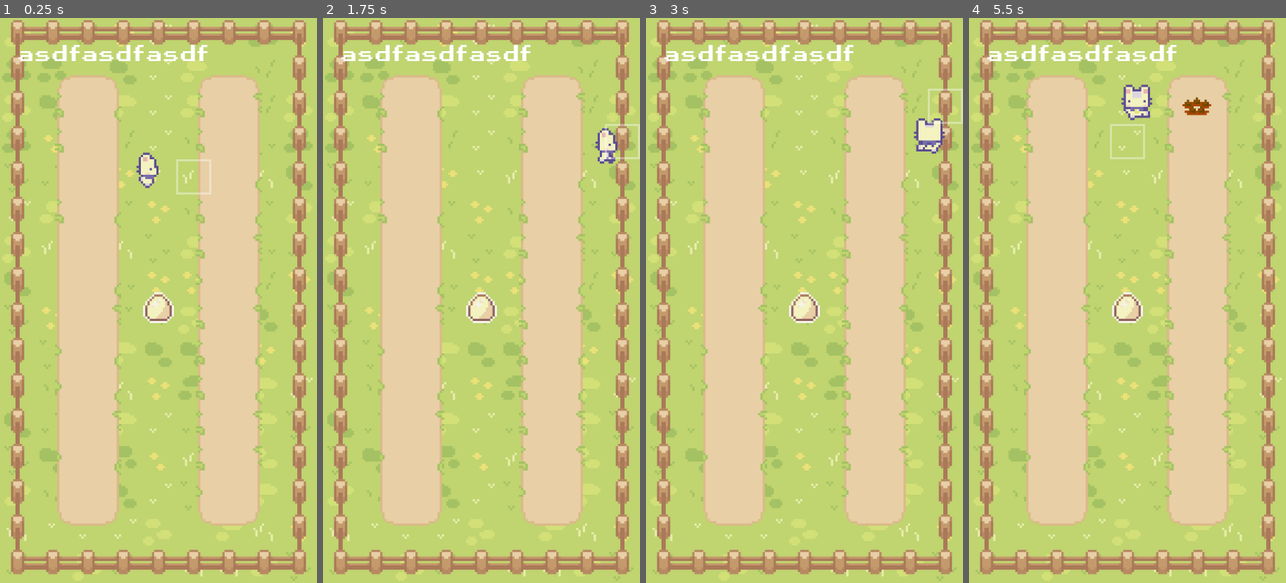
Above: before the commit, frames 1-4 (left to right).
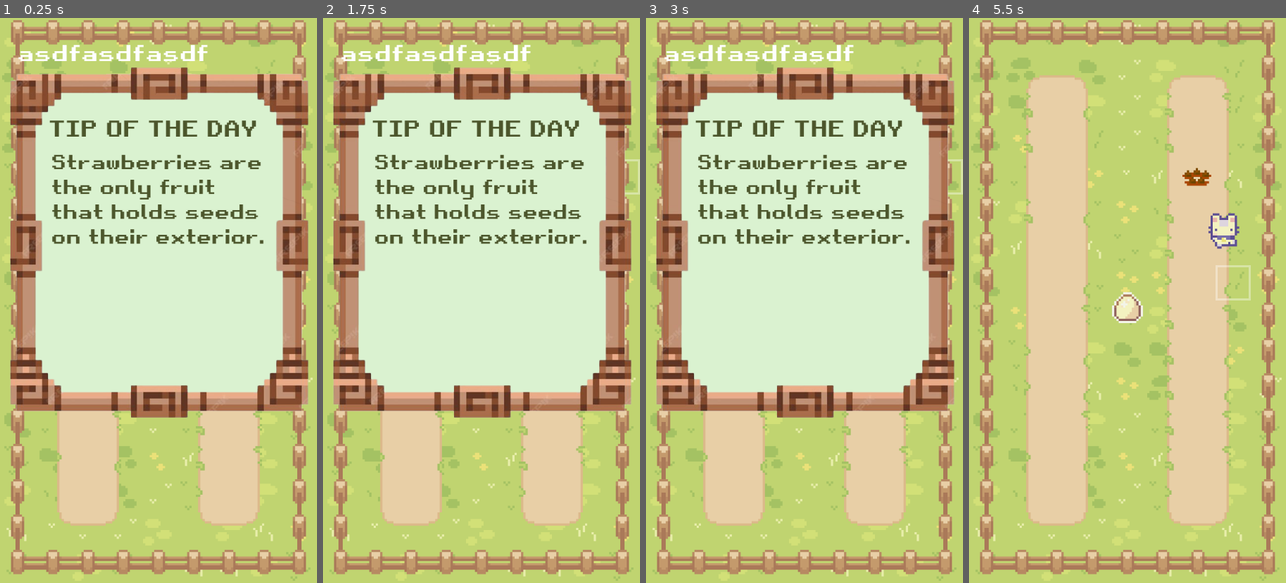
Above: after the commit, the same moments.

Repository: VGoma23/HackNC2023
Game: Godot game, scene res://farm.tscn
The game is run twice, just before and just after one commit, with the same random seed, the same clock (stepped at 60 frames per second) and the same inputs.
Inputs (mouse positions are in pixels of both pictures, inside the frame that each line leads up to):
- Up to frame 1 (0.25 s): no input
- Up to frame 2 (1.75 s): tap Enter (ui_accept) at 0.5, 0.77 s; move the mouse to (551, 272) at 0.52 s; hold Right (ui_right) 0.53-1.25 s; click (551, 272) at 0.67 s; drag from (418, 328) to (620, 176) at 1.27 s
- Up to frame 3 (3 s): move the mouse to (836, 176) at 2.02 s; hold Right (ui_right) 2.03-2.75 s; drag from (788, 413) to (709, 215) at 2.77 s
- Up to frame 4 (5.5 s): move the mouse to (1222, 385) at 3.52 s; hold Left (ui_left) 3.53-4.25 s; tap Enter (ui_accept) at 3.77 s; drag from (1032, 215) to (1079, 159) at 4.27 s; move the mouse to (1143, 300) at 5.02 s; hold Down (ui_down) from 5.03 s (still down); click (1143, 300) at 5.17 s

The runs differ from the first frame. In frame 1, 54% of the frame differs, in the area x 3-98%, y 8-71%; in frame 2, 54%, in the area x 3-100%, y 8-71%; in frame 3, 54%; in frame 4, 2.4%.

Commit message:
tip of the day

Diff:
--- a/src/Scripts/farm.gd
+++ b/src/Scripts/farm.gd
@@ -4,15 +4,7 @@
 var Plant = preload("res://Scripts/PlantClass.gd")
 
 
-var tips = ["Did you know that apples, cherries, and peaches are part of the rose (Rosaceae) family?",
-"Did you know that okra, cotton, cacao, and hibiscus are all part of the Malvaceae family?",
-"A sunflower is actually a massive bloom of 1,000–2,000 individual flowers in its fuzzy brown center. Each of these flowers eventually produces a sunflower seed.",
-"Strawberries are the only fruit that holds seeds on their exterior.",
-"Peanuts aren’t actually nuts—they’re legumes that are closer to beans and lentils.",
-"You might know that tomatoes are fruits, but did you know that avocados and pumpkins are also fruits?",
-"Vanilla beans are actually pods from an Orchid.",
-"Herbs, such as Basil, Rosemary, and Mint, function as natural insect repellent.",
-]
+
 
 # Called when the node enters the scene tree for the first time.
 func _ready():
--- /dev/null
+++ b/src/Scripts/tip_of_the_day.gd
@@ -0,0 +1,22 @@
+extends Node2D
+
+@onready var animationPlayer = $AnimationPlayer
+@onready var label = $RichTextLabel
+
+var tips = ["Did you know that apples, cherries, and peaches are part of the rose (Rosaceae) family?",
+"Did you know that okra, cotton, cacao, and hibiscus are all part of the Malvaceae family?",
+"Strawberries are the only fruit that holds seeds on their exterior.",
+"Peanuts aren’t actually nuts—they’re legumes that are closer to beans and lentils.",
+"You might know that tomatoes are fruits, but did you know that avocados and pumpkins are also fruits?",
+"Vanilla beans are actually pods from an Orchid.",
+"Herbs, such as Basil, Rosemary, and Mint, function as natural insect repellent.",
+]
+
+func _ready():
+	var rng = RandomNumberGenerator.new()
+	rng.randomize()
+	label.text = tips[rng.randi_range(0, len(tips)-1)]
+
+
+func _on_timer_timeout():
+	animationPlayer.play("fade_out")
--- a/src/farm.tscn
+++ b/src/farm.tscn
@@ -7,6 +7,7 @@
 [ext_resource type="FontFile" uid="uid://du3w1itqrhv4t" path="res://Fonts/Retro Gaming.ttf" id="5_lqamn"]
 [ext_resource type="Texture2D" uid="uid://c0hfwrxu3rgkm" path="res://Objects/Egg item.png" id="5_od1x2"]
 [ext_resource type="Script" path="res://Scripts/NameLabel.gd" id="6_bw6y3"]
+[ext_resource type="PackedScene" uid="uid://pad3fg68on2d" path="res://tip_of_the_day.tscn" id="6_e3pu7"]
 
 [node name="Farm" type="Node2D"]
 scale = Vector2(4, 4)
@@ -42,6 +43,9 @@
 text = "asdfasdfasdf"
 script = ExtResource("6_bw6y3")
 
+[node name="TipOfTheDay" parent="CanvasLayer" instance=ExtResource("6_e3pu7")]
+position = Vector2(-30, 69)
+
 [node name="AudioStreamPlayer" type="AudioStreamPlayer" parent="."]
 stream = ExtResource("4_p0io2")
 
--- /dev/null
+++ b/src/tip_of_the_day.tscn
@@ -0,0 +1,90 @@
+[gd_scene load_steps=7 format=3 uid="uid://pad3fg68on2d"]
+
+[ext_resource type="Script" path="res://Scripts/tip_of_the_day.gd" id="1_552jh"]
+[ext_resource type="Texture2D" uid="uid://b0cgl0u8f8alu" path="res://Objects/wooden-frame-pixel-art-style_475147-2350.png" id="1_c45u0"]
+[ext_resource type="FontFile" uid="uid://du3w1itqrhv4t" path="res://Fonts/Retro Gaming.ttf" id="3_mopnw"]
+
+[sub_resource type="Animation" id="Animation_e3jq8"]
+resource_name = "fade_out"
+length = 0.6
+tracks/0/type = "value"
+tracks/0/imported = false
+tracks/0/enabled = true
+tracks/0/path = NodePath(".:modulate")
+tracks/0/interp = 1
+tracks/0/loop_wrap = true
+tracks/0/keys = {
+"times": PackedFloat32Array(0, 0.6),
+"transitions": PackedFloat32Array(1, 1),
+"update": 0,
+"values": [Color(1, 1, 1, 1), Color(1, 1, 1, 0)]
+}
+
+[sub_resource type="Animation" id="Animation_bmkyw"]
+length = 0.001
+tracks/0/type = "value"
+tracks/0/imported = false
+tracks/0/enabled = true
+tracks/0/path = NodePath(".:modulate")
+tracks/0/interp = 1
+tracks/0/loop_wrap = true
+tracks/0/keys = {
+"times": PackedFloat32Array(0),
+"transitions": PackedFloat32Array(1),
+"update": 0,
+"values": [Color(1, 1, 1, 1)]
+}
+
+[sub_resource type="AnimationLibrary" id="AnimationLibrary_ks0su"]
+_data = {
+"RESET": SubResource("Animation_bmkyw"),
+"fade_out": SubResource("Animation_e3jq8")
+}
+
+[node name="TipOfTheDay" type="Node2D"]
+script = ExtResource("1_552jh")
+
+[node name="ColorRect" type="ColorRect" parent="."]
+offset_left = 94.0
+offset_top = 50.0
+offset_right = 594.0
+offset_bottom = 700.0
+scale = Vector2(0.9, 0.9)
+color = Color(0.854902, 0.94902, 0.815686, 1)
+
+[node name="Wooden-frame-pixel-art-style475147-2350" type="Sprite2D" parent="."]
+position = Vector2(291, 302)
+scale = Vector2(0.9, 0.9)
+texture = ExtResource("1_c45u0")
+
+[node name="AnimationPlayer" type="AnimationPlayer" parent="."]
+libraries = {
+"": SubResource("AnimationLibrary_ks0su")
+}
+
+[node name="Timer" type="Timer" parent="."]
+wait_time = 3.0
+one_shot = true
+autostart = true
+
+[node name="RichTextLabel2" type="RichTextLabel" parent="."]
+offset_left = 117.0
+offset_top = 106.0
+offset_right = 517.0
+offset_bottom = 506.0
+theme_override_colors/default_color = Color(0.298039, 0.337255, 0.172549, 1)
+theme_override_fonts/normal_font = ExtResource("3_mopnw")
+theme_override_font_sizes/normal_font_size = 40
+text = "TIP OF THE DAY"
+
+[node name="RichTextLabel" type="RichTextLabel" parent="."]
+offset_left = 122.0
+offset_top = 170.0
+offset_right = 522.0
+offset_bottom = 570.0
+theme_override_colors/default_color = Color(0.298039, 0.337255, 0.172549, 1)
+theme_override_fonts/normal_font = ExtResource("3_mopnw")
+theme_override_font_sizes/normal_font_size = 35
+text = "You may have"
+
+[connection signal="timeout" from="Timer" to="." method="_on_timer_timeout"]
Binary file added: src/Objects/wooden-frame-pixel-art-style_475147-2350.png
Not shown, added: src/Objects/wooden-frame-pixel-art-style_475147-2350.png.import
Not shown: 1 places in src/farm.tscn that only renumber resources
Not shown, added: src/wooden-frame-pixel-art-style_475147-1530.jpg-2.avif
